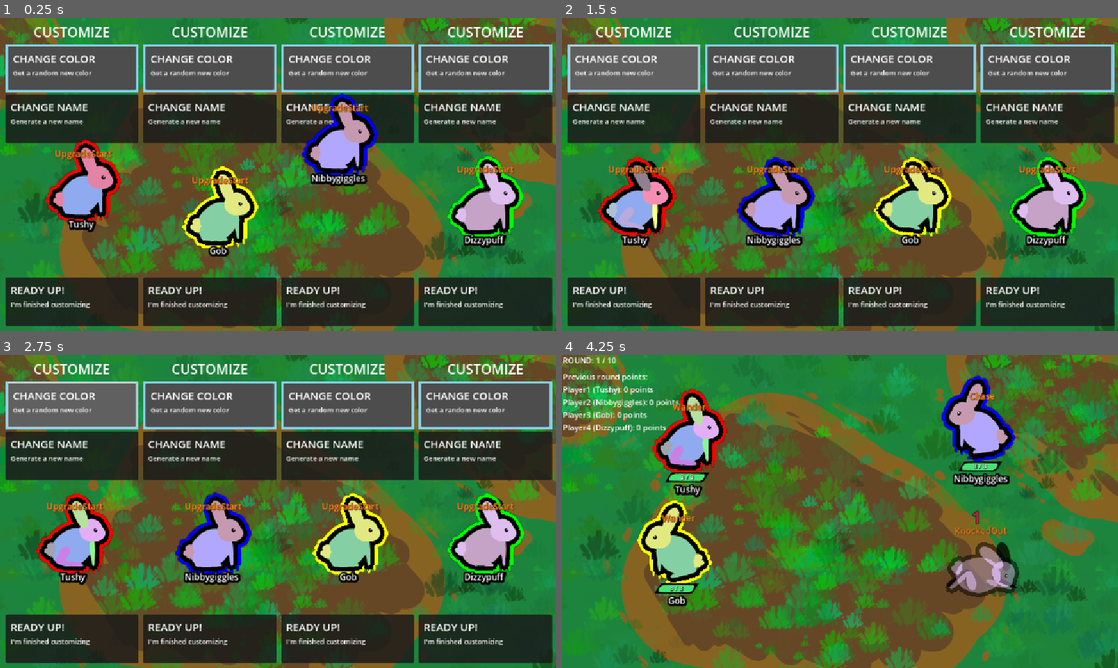
Above: before the commit, frames 1-4 (two rows, left to right).
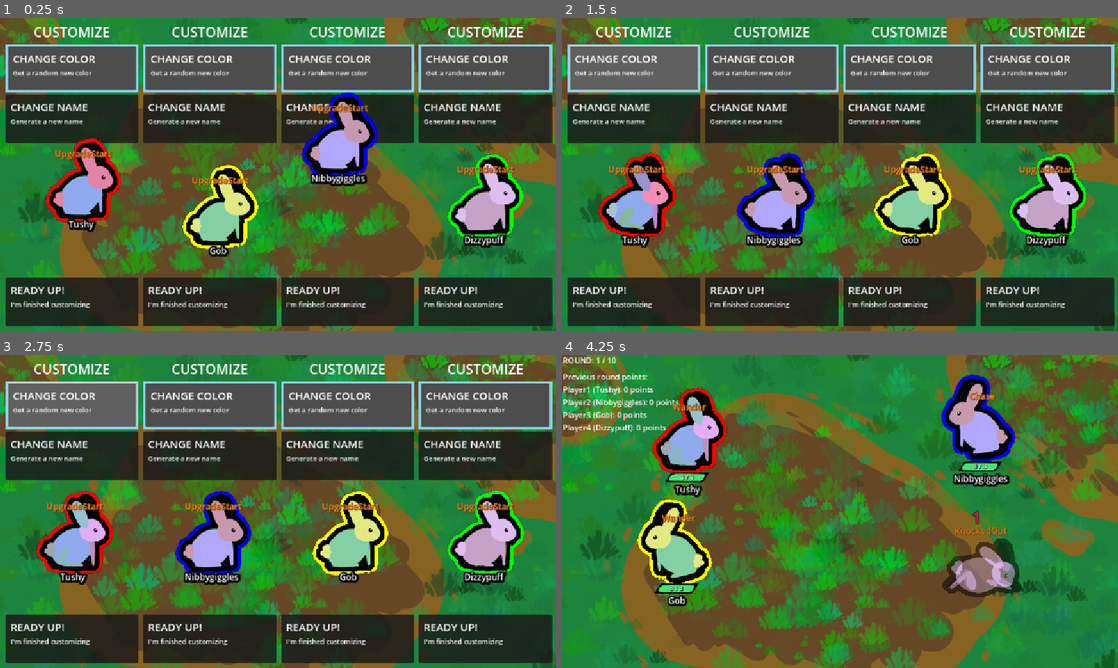
Above: after the commit, the same moments.

Repository: Galitie/tm2
Game: Godot game, scene res://test_scene.tscn
Two runs of this game, one before a commit and one after it. Both use one fixed random seed, a clock stepped at 60 frames per second and the inputs below. Sound files missing from this copy of the repository are replaced by a short silence.
Inputs (mouse positions are in pixels of both pictures, inside the frame that each line leads up to):
- Up to frame 1 (0.25 s): no input
- Up to frame 2 (1.5 s): click (634, 68) at 0.52 s; click (634, 68) at 1.27 s
- Up to frame 3 (2.75 s): click (72, 405) at 2.02 s
- Up to frame 4 (4.25 s): tap Enter (ui_accept) at 2.75, 3.02, 3.77 s; move the mouse to (962, 495) at 2.77 s; click (962, 495) at 2.92 s; move the mouse to (728, 527) at 3.52 s; click (728, 527) at 3.67 s

The runs differ from the first frame. In frame 1, 1.3% of the frame differs, in the area x 8-95%, y 23-74%; in frame 2, 2.0%, in the area x 6-95%, y 42-70%; in frame 3, 1.8%; in frame 4, 1.9%.

Commit message:
Fixed back parts layering and outline. Updated outline to check 16 directions instead of eight.

Diff:
--- a/StateMachine/knocked_out.gd
+++ b/StateMachine/knocked_out.gd
@@ -18,10 +18,6 @@
 	monster.get_node("HPBar").visible = false
 	Globals.game.count_death(monster)
 	monster.name_label.hide()
-
-	get_tree().create_tween().tween_property(monster, "modulate", Color(monster.modulate, 0.5), 1.0)
-	monster.root.material.set_shader_parameter("outer_color", Color(0.0, 0.0, 0.0, 0.0))
-	monster.root.material.set_shader_parameter("line_color", Color(0.0, 0.0, 0.0, 0.5))
 
 
 	#if monster.player.death_explode:
@@ -49,6 +45,10 @@
 
 	if !Globals.is_sudden_death_mode:
 		monster.animation_player.play("faint")
+
+		get_tree().create_tween().tween_property(monster, "modulate", Color(monster.modulate, 0.5), 1.0)
+		monster.root.material.set_shader_parameter("outer_color", Color(0.0, 0.0, 0.0, 0.0))
+		monster.root.material.set_shader_parameter("line_color", Color(0.0, 0.0, 0.0, 0.5))
 	else:
 		monster.root.modulate = Color("ff0e1b")
 
--- a/monster_generation.gd
+++ b/monster_generation.gd
@@ -60,7 +60,7 @@
 	if connection != null:
 		if connection.is_back:
 			position_node.name += "_back"
-			position_node.z_index = -1
+			position_node.show_behind_parent = true
 			part_sprite.material = back_shader
 
 		position_node.position = connection.position
--- a/outline.gdshader
+++ b/outline.gdshader
@@ -1,7 +1,9 @@
 shader_type canvas_item;
 render_mode unshaded;
 
-const vec2 OFFSETS[8] = {
+const vec2 OFFSETS[16] = {
+	vec2(0.45, 0.89), vec2(0.89, 0.45), vec2(0.89, -0.45), vec2(0.45, -0.89),
+	vec2(-0.45, -0.89), vec2(-0.89, -0.45), vec2(-0.89, 0.45), vec2(-0.45, 0.89),
 	vec2(-0.71, -0.71), vec2(-1, 0), vec2(-0.71, 0.71), vec2(0, -1), vec2(0, 1),
 	vec2(0.71, -0.71), vec2(1, 0), vec2(0.71, 0.71)
 };
--- a/parts/bunny_body.tres
+++ b/parts/bunny_body.tres
@@ -3,6 +3,13 @@
 [ext_resource type="Script" uid="uid://cgcguylqkisf" path="res://monster_connection.gd" id="1_f4dbq"]
 [ext_resource type="Script" uid="uid://bba020kqbcn8s" path="res://monster_part.gd" id="1_relyp"]
 [ext_resource type="Texture2D" uid="uid://cwfb74jc5u0fe" path="res://parts/bunny_body.png" id="2_fcibb"]
+
+[sub_resource type="Resource" id="Resource_3b2q1"]
+script = ExtResource("1_f4dbq")
+part_type = 5
+position = Vector2(27, -17)
+is_back = true
+metadata/_custom_type_script = "uid://cgcguylqkisf"
 
 [sub_resource type="Resource" id="Resource_f4dbq"]
 script = ExtResource("1_f4dbq")
@@ -11,10 +18,10 @@
 is_back = false
 metadata/_custom_type_script = "uid://cgcguylqkisf"
 
-[sub_resource type="Resource" id="Resource_3b2q1"]
+[sub_resource type="Resource" id="Resource_f06q4"]
 script = ExtResource("1_f4dbq")
-part_type = 5
-position = Vector2(27, -17)
+part_type = 6
+position = Vector2(-22, 4)
 is_back = true
 metadata/_custom_type_script = "uid://cgcguylqkisf"
 
@@ -23,13 +30,6 @@
 part_type = 6
 position = Vector2(-16, 4)
 is_back = false
-metadata/_custom_type_script = "uid://cgcguylqkisf"
-
-[sub_resource type="Resource" id="Resource_f06q4"]
-script = ExtResource("1_f4dbq")
-part_type = 6
-position = Vector2(-22, 4)
-is_back = true
 metadata/_custom_type_script = "uid://cgcguylqkisf"
 
 [sub_resource type="Resource" id="Resource_c0o7f"]
@@ -59,7 +59,7 @@
 type = 0
 texture = ExtResource("2_fcibb")
 offset = Vector2(0, 0)
-connections = Array[ExtResource("1_f4dbq")]([SubResource("Resource_f4dbq"), SubResource("Resource_3b2q1"), SubResource("Resource_3vuqk"), SubResource("Resource_f06q4"), SubResource("Resource_c0o7f"), SubResource("Resource_4b4xw"), SubResource("Resource_id7lv")])
+connections = Array[ExtResource("1_f4dbq")]([SubResource("Resource_3b2q1"), SubResource("Resource_f4dbq"), SubResource("Resource_f06q4"), SubResource("Resource_3vuqk"), SubResource("Resource_c0o7f"), SubResource("Resource_4b4xw"), SubResource("Resource_id7lv")])
 hurtbox_offset = Vector2(-1.075, -2.725)
 hurtbox_size = Vector2(89.255, 77.36)
 metadata/_custom_type_script = "uid://bba020kqbcn8s"
--- a/parts/bunny_head.tres
+++ b/parts/bunny_head.tres
@@ -11,18 +11,18 @@
 is_back = false
 metadata/_custom_type_script = "uid://cgcguylqkisf"
 
+[sub_resource type="Resource" id="Resource_t57dc"]
+script = ExtResource("1_qcste")
+part_type = 2
+position = Vector2(16, -24)
+is_back = true
+metadata/_custom_type_script = "uid://cgcguylqkisf"
+
 [sub_resource type="Resource" id="Resource_jm6j1"]
 script = ExtResource("1_qcste")
 part_type = 2
 position = Vector2(3.905, -20.59)
 is_back = false
-metadata/_custom_type_script = "uid://cgcguylqkisf"
-
-[sub_resource type="Resource" id="Resource_t57dc"]
-script = ExtResource("1_qcste")
-part_type = 2
-position = Vector2(16, -24)
-is_back = true
 metadata/_custom_type_script = "uid://cgcguylqkisf"
 
 [sub_resource type="Resource" id="Resource_qcste"]
@@ -45,7 +45,7 @@
 type = 1
 texture = ExtResource("2_md67m")
 offset = Vector2(18.39, -15.195)
-connections = Array[ExtResource("1_qcste")]([SubResource("Resource_wweit"), SubResource("Resource_jm6j1"), SubResource("Resource_t57dc"), SubResource("Resource_qcste"), SubResource("Resource_6e3r8")])
+connections = Array[ExtResource("1_qcste")]([SubResource("Resource_wweit"), SubResource("Resource_t57dc"), SubResource("Resource_jm6j1"), SubResource("Resource_qcste"), SubResource("Resource_6e3r8")])
 hurtbox_offset = Vector2(0, 0)
 hurtbox_size = Vector2(0, 0)
 metadata/_custom_type_script = "uid://bba020kqbcn8s"
